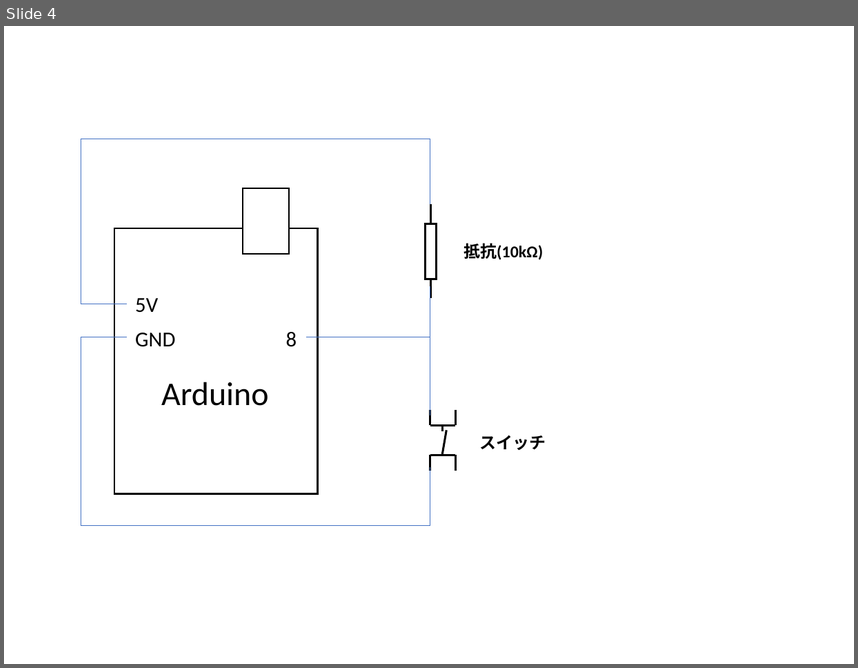
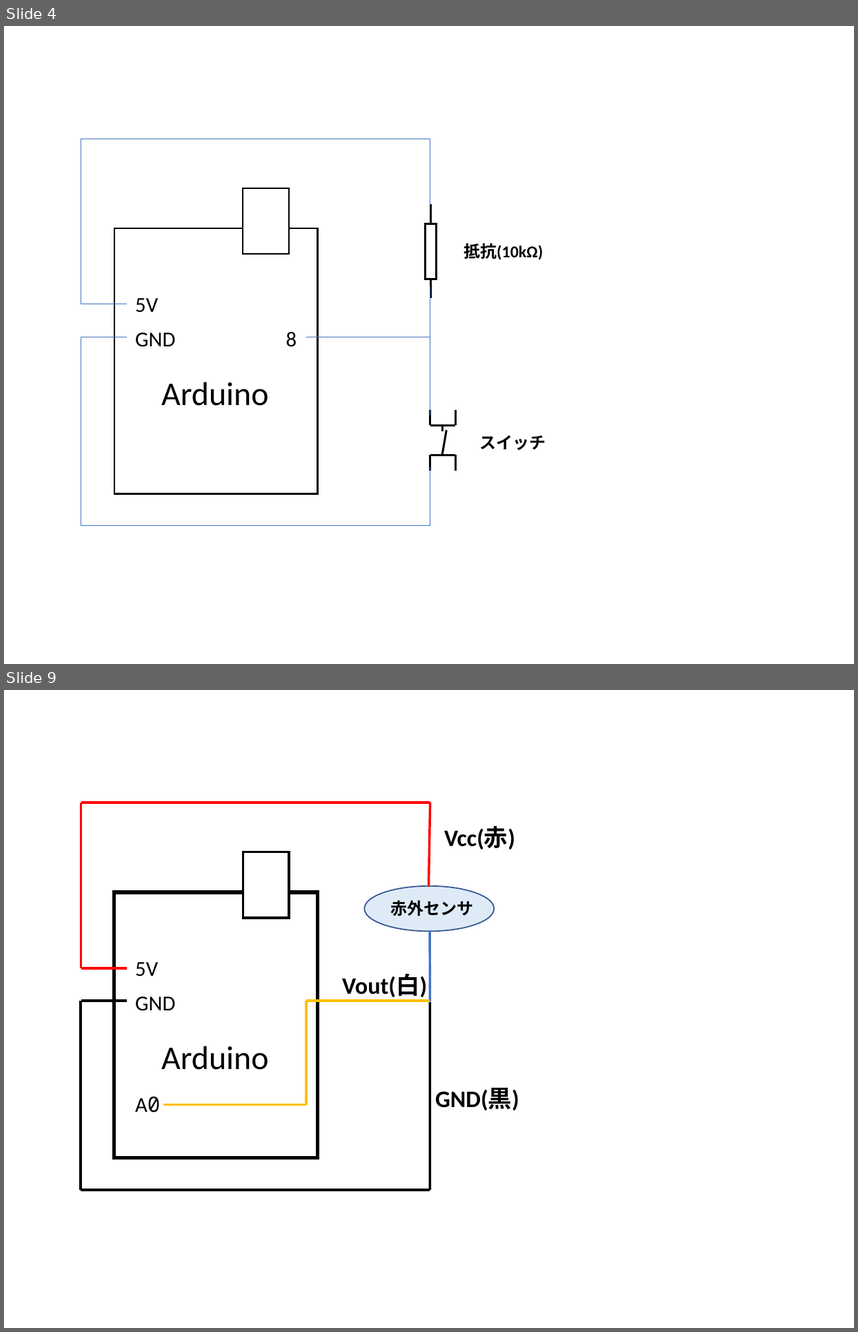
Before and after one commit to sei1102/ia_text2018, a slide deck: ia_text2018/IA実習_図.pptx. Shown one above the other, each under a label of ours: slide 4 before the commit, slides 4 and 9 after it; the slides between them are not shown. The pictures are 858x668 and 858x1332 pixels, drawn with LibreOffice and Linux fonts; fonts in the diff are those of the drawing. Boxes give left, top, right and bottom in pixels: in the first picture for what was removed or moved away, otherwise in the second. Text is boxed around its words. In the diff, an @@ line names an element or a change of style, - is before the commit and + after.

```diff
--- a/ia_text2018/IA実習_図.pptx
+++ b/ia_text2018/IA実習_図.pptx
@@ slide 9 added at box(4, 690, 854, 1328), background #FFFFFF @@
@@ line added from (81, 968) to (81, 802), #FF0000 2 pt @@
@@ line added from (81, 802) to (430, 802), #FF0000 2 pt @@
@@ line added from (430, 802) to (429, 887), #FF0000 2 pt @@
@@ text added at box(444, 827, 515, 849), 20 pt, text #000000, bold @@
+Vcc(赤)
@@ rectangle added at box(243, 852, 289, 918), fill #FFFFFF, outline #000000 2 pt @@
@@ rectangle added at box(114, 892, 318, 1158), fill #FFFFFF, outline #000000 3 pt @@
@@ ellipse added at box(364, 885, 495, 931), fill #DEEBF7, outline #325491 1 pt @@
@@ text added at box(390, 900, 473, 916), 14 pt, text #000000, bold @@
+赤外センサ
@@ line added from (430, 931) to (430, 1001), #4472C4 2 pt @@
@@ line added from (128, 968) to (81, 968), #FF0000 2 pt @@
@@ text added at box(135, 962, 158, 976), 18 pt, text #000000 @@
+5V
@@ text added at box(342, 974, 427, 1000), 20 pt, text #000000, bold @@
+Vout(白)
@@ text added at box(135, 996, 175, 1011), 18 pt, text #000000 @@
+GND
@@ line added from (81, 1000) to (81, 1190), #000000 2 pt @@
@@ line added from (128, 1000) to (81, 1000), #000000 2 pt @@
@@ line added from (307, 1000) to (430, 1000), #FFC000 2 pt @@
@@ line added from (307, 1000) to (307, 1105), #FFC000 2 pt @@
@@ line added from (430, 1002) to (430, 1190), #000000 2 pt @@
@@ text added at box(161, 1045, 268, 1069), 28 pt, text #000000 @@
+Arduino
@@ text added at box(135, 1096, 160, 1112), 18 pt, text #000000 @@
+A0
@@ text added at box(435, 1087, 519, 1110), 20 pt, text #000000, bold @@
+GND(黒)
@@ line added from (164, 1105) to (307, 1105), #FFC000 2 pt @@
@@ line added from (81, 1190) to (430, 1190), #000000 2 pt @@
```
Also in this commit, not shown: 5 other slides added, 1 slide removed, 56 other files.
